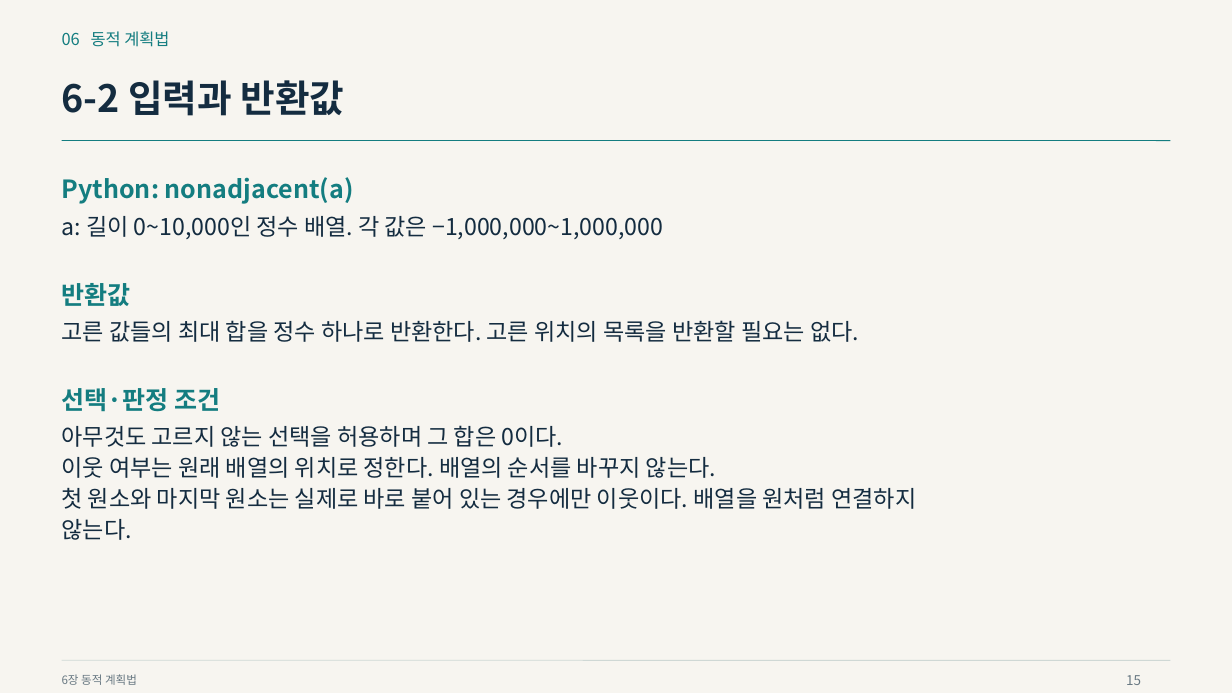
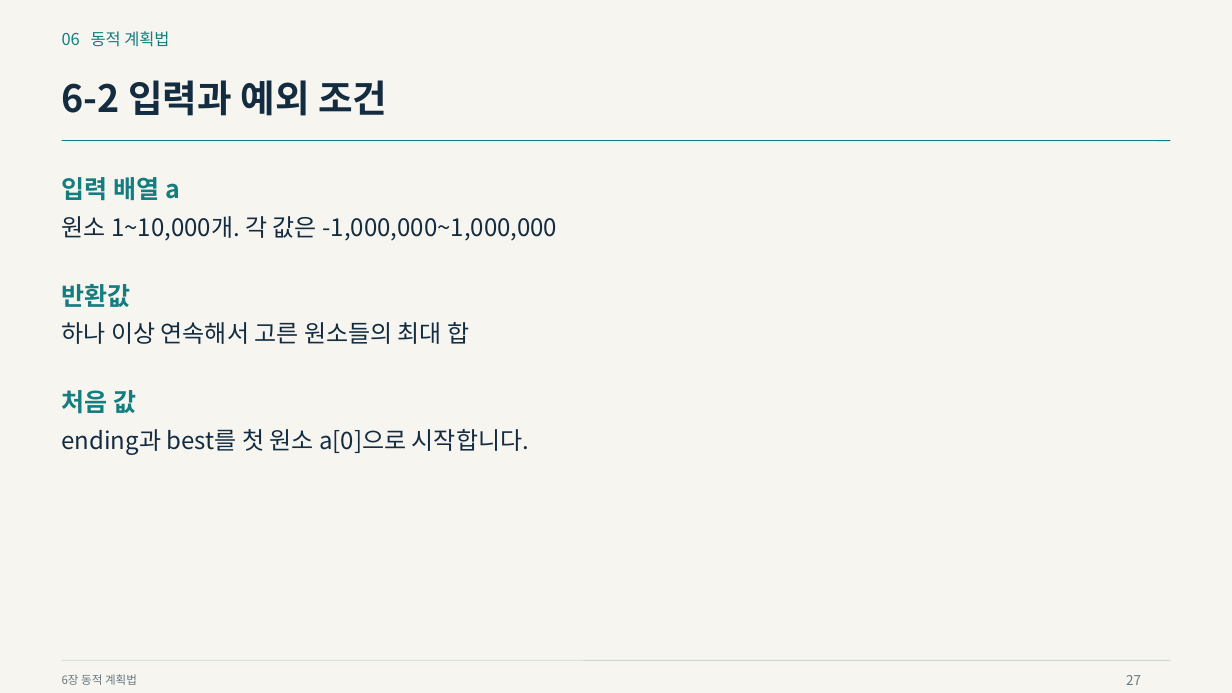
Before and after one commit to Sangdon-Park/Sangdon-Park.github.io, a slide deck: slide 27 of data/알고리즘/6장_동적_계획법.pptx (slide 15 before the commit). Drawn at 1232x693 pixels with LibreOffice and Linux fonts; fonts in the diff are those of the drawing. Boxes give left, top, right and bottom in pixels: in the first picture for what was removed or moved away, otherwise in the second. Text is boxed around its words. In the diff, an @@ line names an element or a change of style, - is before the commit and + after.

```diff
--- a/data/알고리즘/6장_동적_계획법.pptx
+++ b/data/알고리즘/6장_동적_계획법.pptx
@@ text at [62,80,387,116]: text changed @@
-6-2 입력과 반환값
+6-2 입력과 예외 조건
@@ text at [62,177,180,201]: text changed @@
-Python: nonadjacent(a)
+입력 배열 a
@@ text at [62,216,557,240]: text changed; size 18 to 18.8 pt @@
-a: 길이 0~10,000인 정수 배열. 각 값은 −1,000,000~1,000,000
+원소 1~10,000개. 각 값은 -1,000,000~1,000,000
@@ text at [62,322,469,344]: text changed; size 18 to 18.8 pt @@
-고른 값들의 최대 합을 정수 하나로 반환한다. 고른 위치의 목록을 반환할 필요는 없다.
+하나 이상 연속해서 고른 원소들의 최대 합
@@ text at [62,390,136,414]: text changed @@
-선택·판정 조건
+처음 값
@@ text at [62,429,529,455]: text changed; size 18 to 18.8 pt @@
-아무것도 고르지 않는 선택을 허용하며 그 합은 0이다.
-이웃 여부는 원래 배열의 위치로 정한다. 배열의 순서를 바꾸지 않는다.
-첫 원소와 마지막 원소는 실제로 바로 붙어 있는 경우에만 이웃이다. 배열을 원처럼 연결하지
-않는다.
+ending과 best를 첫 원소 a[0]으로 시작합니다.
@@ text at [1126,675,1141,685]: text changed @@
-15
+27
```
Also in this commit, not shown: 37 other slides changed, 20 slides added, 9 slides removed, 22 other files.
